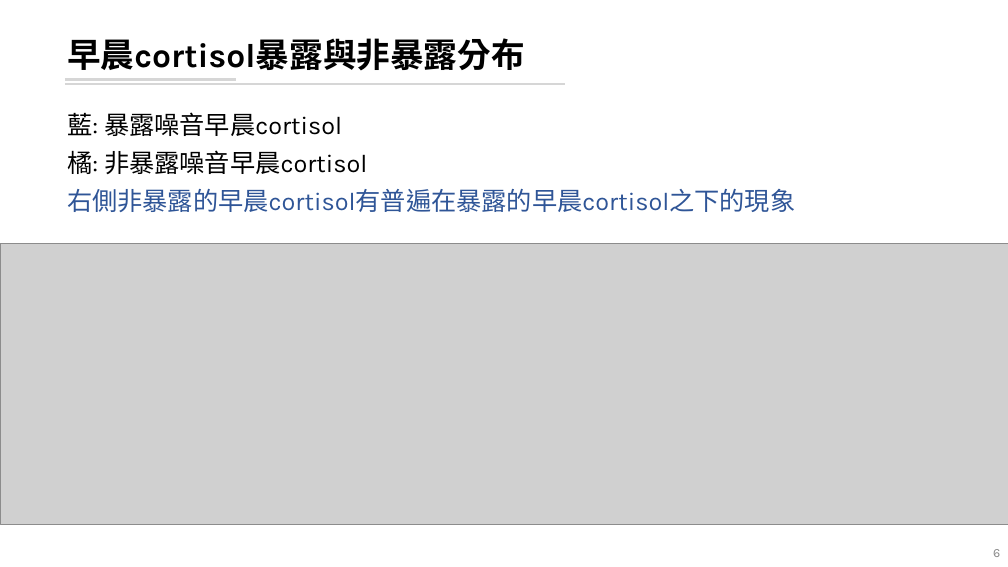
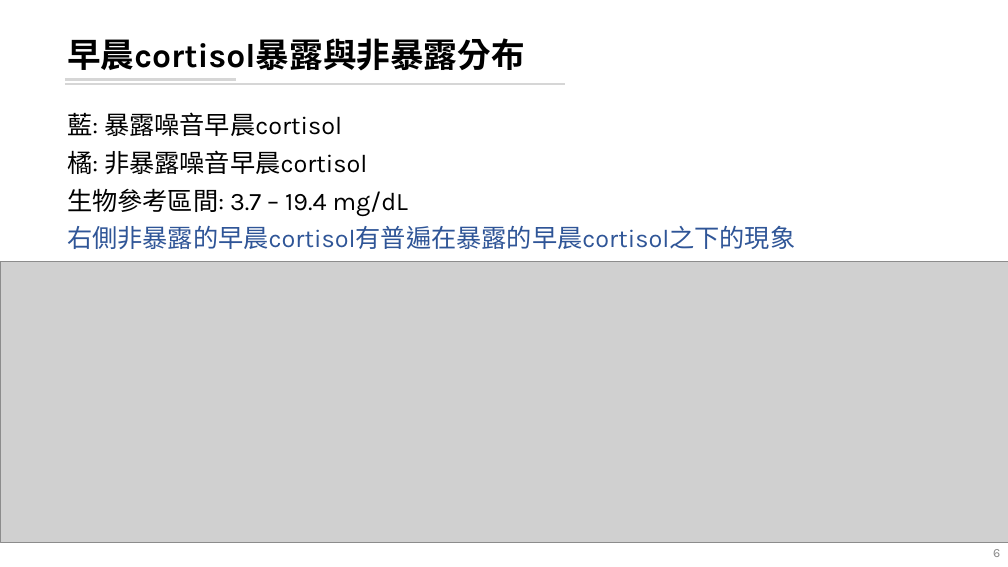
Before and after one commit to leooel97895750/REM_DataMining, a slide deck: slide 6 of 20210804_REM分析.pptx. Drawn at 1008x567 pixels with LibreOffice and Linux fonts; fonts in the diff are those of the drawing; grey boxes stand for pictures. Boxes give left, top, right and bottom in pixels: in the first picture for what was removed or moved away, otherwise in the second. Text is boxed around its words. In the diff, an @@ line names an element or a change of style, - is before the commit and + after.

```diff
--- a/20210804_REM分析.pptx
+++ b/20210804_REM分析.pptx
@@ text at (x1=67, y1=188, x2=408, y2=216): paragraph added @@
+生物參考區間: 3.7 – 19.4 mg/dL
@@ picture moved from (x1=0, y1=244, x2=1008, y2=525) to (x1=0, y1=262, x2=1008, y2=542) @@
```
Also in this commit, not shown: 9 other slides changed, 13 other files.
